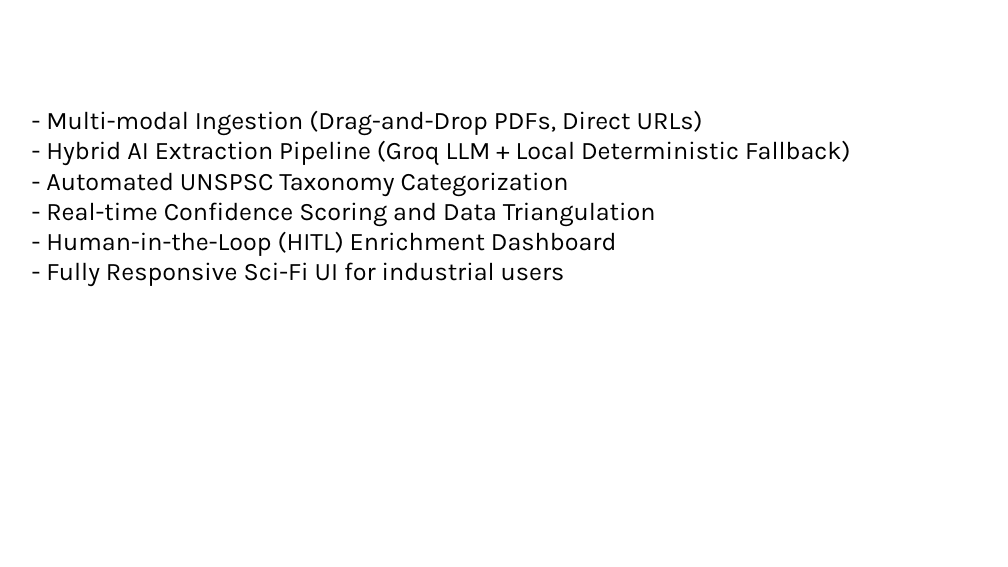
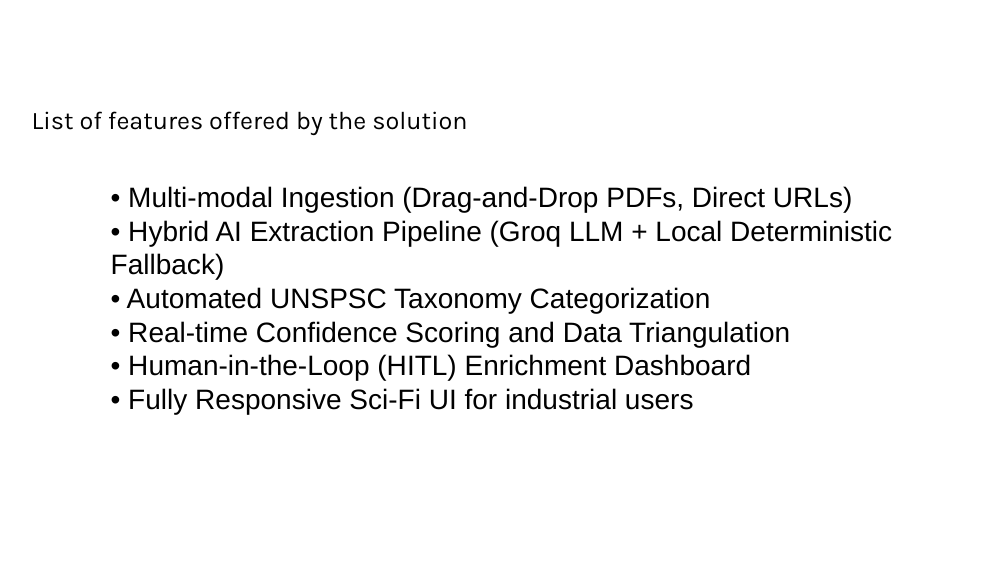
Before and after one commit to Abhi666-max/OmniSpec, a slide deck: slide 5 of Final_OmniSpec_Presentation.pptx (slide 6 before the commit). Drawn at 1008x567 pixels with LibreOffice and Linux fonts; fonts in the diff are those of the drawing; background and template pictures are left out. Boxes give left, top, right and bottom in pixels: in the first picture for what was removed or moved away, otherwise in the second. Text is boxed around its words. In the diff, an @@ line names an element or a change of style, - is before the commit and + after.

```diff
--- a/Final_OmniSpec_Presentation.pptx
+++ b/Final_OmniSpec_Presentation.pptx
@@ text at (x1=32, y1=111, x2=467, y2=135): text changed @@
-- Multi-modal Ingestion (Drag-and-Drop PDFs, Direct URLs)
-- Hybrid AI Extraction Pipeline (Groq LLM + Local Deterministic Fallback)
-- Automated UNSPSC Taxonomy Categorization
-- Real-time Confidence Scoring and Data Triangulation
-- Human-in-the-Loop (HITL) Enrichment Dashboard
-- Fully Responsive Sci-Fi UI for industrial users
+List of features offered by the solution
@@ text added at (x1=111, y1=186, x2=892, y2=414), 20 pt, text #000000 @@
+• Multi-modal Ingestion (Drag-and-Drop PDFs, Direct URLs)
+• Hybrid AI Extraction Pipeline (Groq LLM + Local Deterministic Fallback)
+• Automated UNSPSC Taxonomy Categorization
+• Real-time Confidence Scoring and Data Triangulation
+• Human-in-the-Loop (HITL) Enrichment Dashboard
+• Fully Responsive Sci-Fi UI for industrial users
```
Also in this commit, not shown: 11 other slides changed, 1 slide removed, 2 other files.
